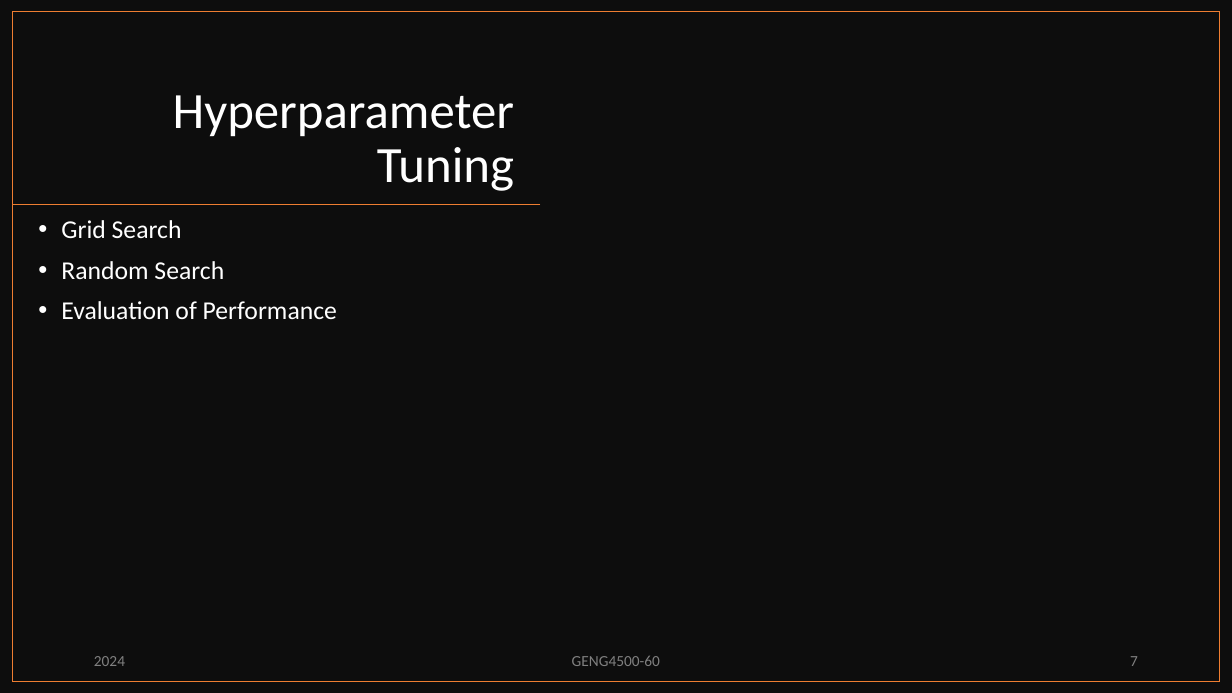
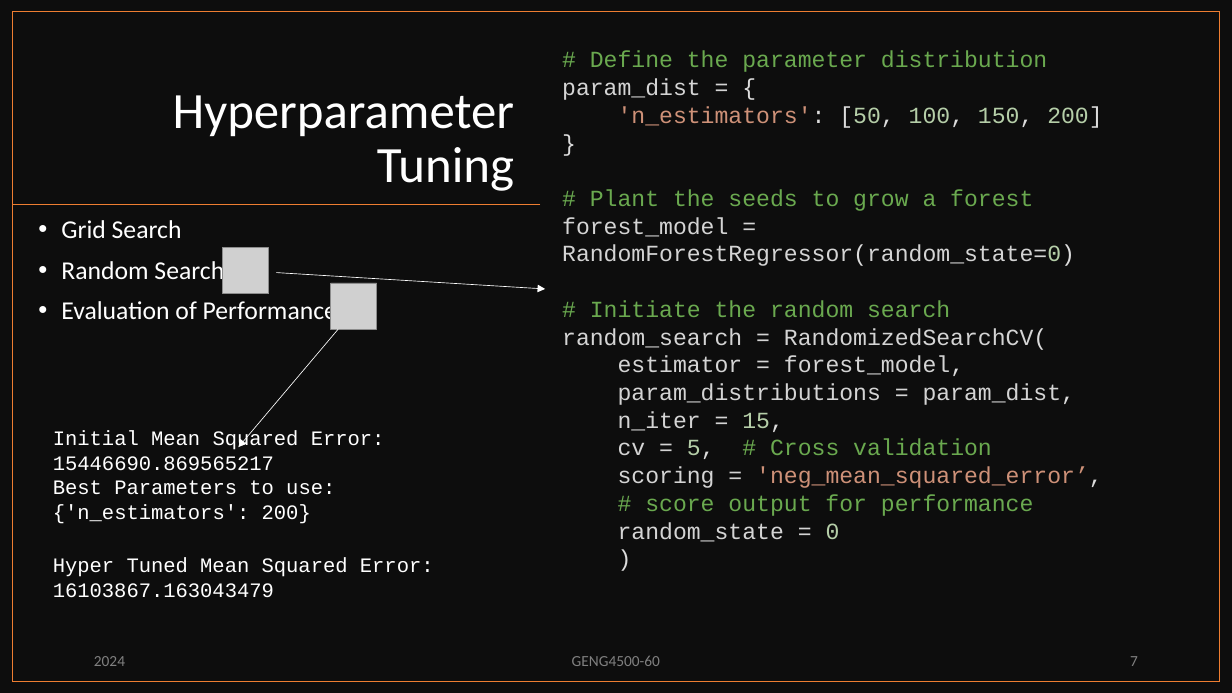
Before and after one commit to PMcTwist/Machine_Learn_Project, a slide deck: slide 7 of Presentation/ALI_Raymond_MAYNARD_Patrick_GENG4500_Final_presentation_2024.pptx. Drawn at 1232x693 pixels with LibreOffice and Linux fonts; fonts in the diff are those of the drawing; grey boxes stand for pictures. Boxes give left, top, right and bottom in pixels: in the first picture for what was removed or moved away, otherwise in the second. Text is boxed around its words. In the diff, an @@ line names an element or a change of style, - is before the commit and + after.

Commit message:
-Fleshed out slides with code snippets, datasets, and graphs -Re-arranged slides to flow better -Added references -Added pictures of cute robots doing exercise - most important part of this whole thing!
P@

```diff
--- a/Presentation/ALI_Raymond_MAYNARD_Patrick_GENG4500_Final_presentation_2024.pptx
+++ b/Presentation/ALI_Raymond_MAYNARD_Patrick_GENG4500_Final_presentation_2024.pptx
@@ text added at [562,51,1103,542], 18 pt, text #D4D4D4 @@
+# Define the parameter distribution
+param_dist = {
+'n_estimators': [50, 100, 150, 200]
+}
+# Plant the seeds to grow a forest
+forest_model = RandomForestRegressor(random_state=0)
+# Initiate the random search
+random_search = RandomizedSearchCV(
+estimator = forest_model,
+param_distributions = param_dist,
+n_iter = 15,
+cv = 5, # Cross validation
+scoring = 'neg_mean_squared_error’,
+# score output for performance
+random_state = 0
+)
@@ text "Grid Search" rewrapped from [61,220,337,319] to [61,220,337,326] @@
@@ picture added at [223,248,269,294] @@
@@ arrow added from (276, 273) to (545, 289), #FFFFFF 0.5 pt @@
@@ picture added at [331,283,377,329] @@
@@ arrow added from (338, 329) to (238, 447), #FFFFFF 0.5 pt @@
@@ text added at [53,431,385,524], 16 pt, text #FFFFFF @@
+Initial Mean Squared Error: 15446690.869565217
+Best Parameters to use: {'n_estimators': 200}
@@ text added at [53,558,434,598], 16 pt, text #FFFFFF @@
+Hyper Tuned Mean Squared Error: 16103867.163043479
```
Also in this commit, not shown: 8 other slides changed.
